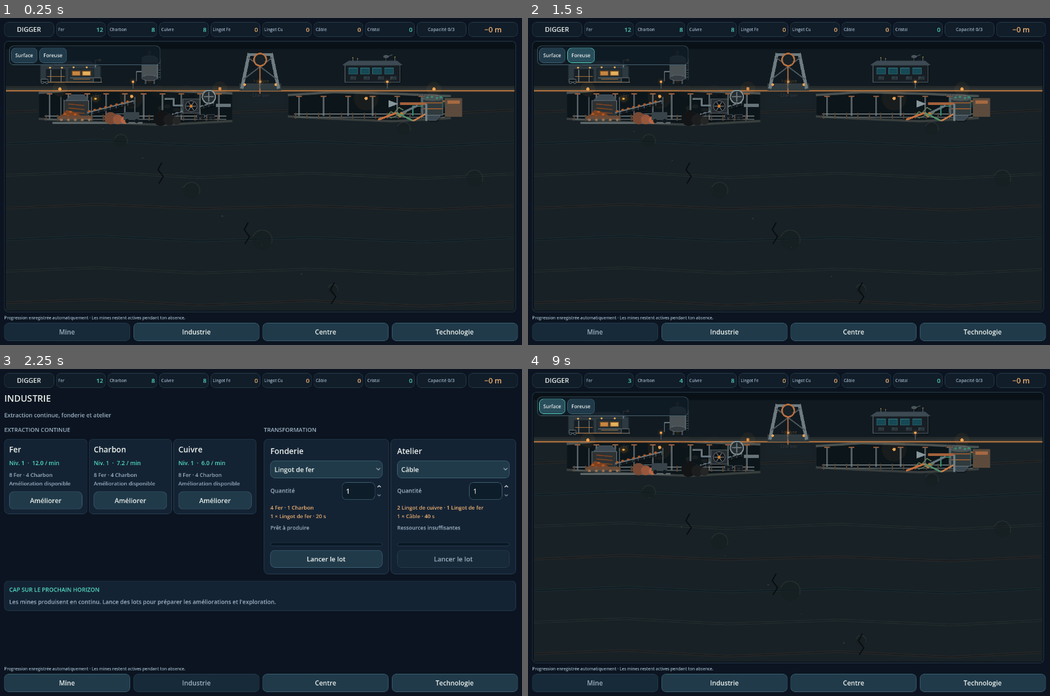
Above: before the commit, frames 1-4 (two rows, left to right).
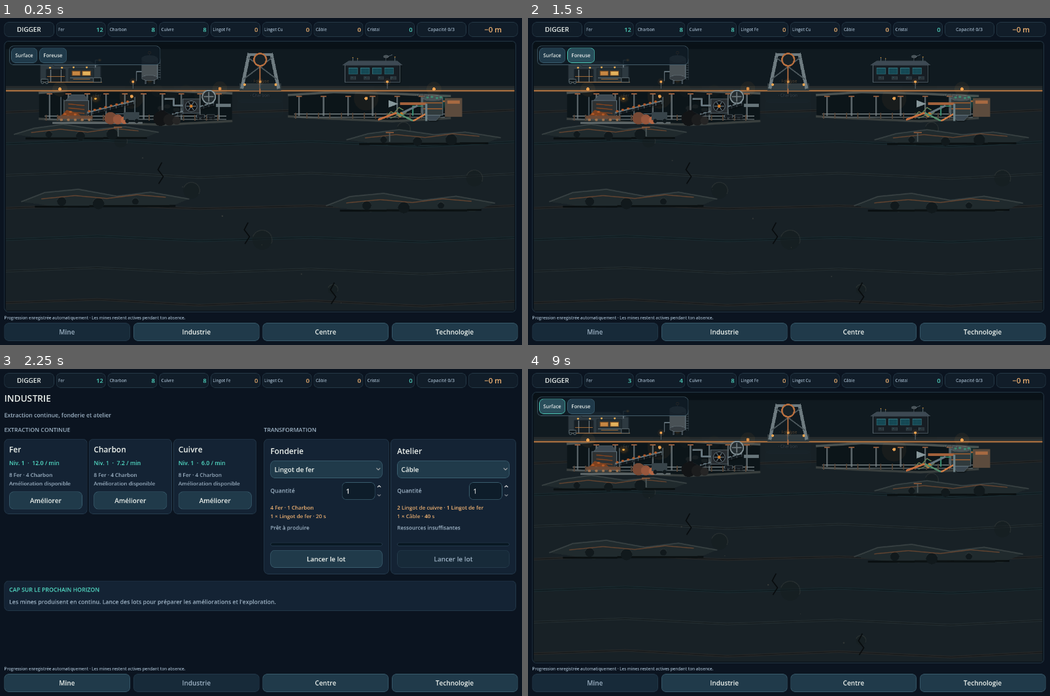
Above: after the commit, the same moments.

Repository: devjonathan1999-del/Project-Digger
Game: Godot game, scene res://scenes/main.tscn
The game is run twice, just before and just after one commit, with the same random seed, the same clock (stepped at 60 frames per second) and the same inputs.
Inputs:
- Up to frame 1 (0.25 s): no input
- Up to frame 2 (1.5 s): click "Surface" at 0.5 s; click "Foreuse" at 1.25 s
- Up to frame 3 (2.25 s): click "Industrie" at 2 s
- Up to frame 4 (9 s): click "Améliorer" at 2.75 s; click "Lingot de fer" at 3.5 s; click "Lancer le lot" at 4.25 s; click "Câble" at 5 s; click "Mine" at 5.75 s; click "Centre" at 6.5 s; click "Technologie" at 7.25 s; click "Mine" at 8 s; click "Surface" at 8.75 s

The runs differ from the first frame. In frame 1, 0.8% of the frame differs, in the area x 2-96%, y 32-59%; in frame 2, 0.8%; in frame 3, nothing differs; in frame 4, 0.8%.

Commit message:
feat: add dense final rock relief between mine horizons

Diff:
--- a/src/industry/ui/mine_final_module_renderer.gd
+++ b/src/industry/ui/mine_final_module_renderer.gd
@@ -3,6 +3,7 @@
 
 const SURFACE_WIDE_MIN_GROUND_Y := 118.0
 const SURFACE_NARROW_MIN_GROUND_Y := 104.0
+const RELIEF_DEPTHS := [22.0, 45.0, 75.0, 105.0, 135.0, 165.0, 195.0]
 
 func set_scene_state(state: Dictionary) -> void:
     super.set_scene_state(state)
@@ -11,6 +12,7 @@
         viewport_size = Vector2(1280.0, 800.0)
     var narrow := viewport_size.x < 800.0
     var center_level := int(state.get("center_level", 1))
+    var total_depth := int(state.get("depth", 0))
     var surface_profile: Dictionary = Layout.surface_profile(center_level)
     var modules: Array = surface_profile.get("modules", [])
     var actual_ground_y := _depth_to_y(0.0)
@@ -21,8 +23,95 @@
     _metrics["surface_bounds_ok"] = _rects_within_width(rects, viewport_size.x)
     _metrics["surface_vertical_bounds_ok"] = _rects_within_height(rects, viewport_size.y)
     _metrics["surface_visual_ground_y"] = visual_ground_y
+    _metrics["rock_relief_count"] = _relief_depth_count(total_depth)
     _metrics["decorative_detail_level"] = 1 if narrow else 2
     queue_redraw()
+
+func _draw_final_geology() -> void:
+    super._draw_final_geology()
+    _draw_final_rock_relief()
+
+func _draw_final_rock_relief() -> void:
+    var total_depth := int(_state.get("depth", 0))
+    var shaft_width := float(_metrics.get("shaft_width", 120.0))
+    var shaft_left := size.x * 0.5 - shaft_width * 0.5
+    var shaft_right := size.x * 0.5 + shaft_width * 0.5
+
+    for index in range(RELIEF_DEPTHS.size()):
+        var relief_depth := float(RELIEF_DEPTHS[index])
+        if relief_depth > float(total_depth + 45):
+            continue
+        var y := _depth_to_y(relief_depth)
+        if y < -80.0 or y > size.y + 80.0:
+            continue
+
+        var wobble := float((index * 19 + total_depth) % 17) - 8.0
+        var left_start := 20.0 + float(index % 3) * 18.0
+        var left_end := minf(shaft_left - 30.0, size.x * (0.30 + float(index % 2) * 0.06))
+        var right_start := maxf(shaft_right + 30.0, size.x * (0.67 - float(index % 2) * 0.04))
+        var right_end := size.x - 20.0 - float((index + 1) % 3) * 14.0
+
+        if left_end - left_start > 90.0:
+            _draw_rock_relief_mass(left_start, left_end, y + wobble, relief_depth, index, -1)
+        if right_end - right_start > 90.0:
+            _draw_rock_relief_mass(right_start, right_end, y - wobble * 0.65, relief_depth, index, 1)
+
+func _draw_rock_relief_mass(x_start: float, x_end: float, y: float, relief_depth: float, index: int, side: int) -> void:
+    var width := x_end - x_start
+    var height := 28.0 + float((index + absi(side)) % 3) * 8.0
+    var shoulder := height * 0.42
+    var key_shift := float((index * 7 + absi(side) * 5) % 11) - 5.0
+    var points := PackedVector2Array([
+        Vector2(x_start, y + shoulder * 0.45),
+        Vector2(x_start + width * 0.14, y - shoulder * 0.55 + key_shift),
+        Vector2(x_start + width * 0.34, y - height * 0.50),
+        Vector2(x_start + width * 0.57, y - shoulder * 0.38 - key_shift * 0.5),
+        Vector2(x_start + width * 0.77, y - height * 0.34),
+        Vector2(x_end, y + shoulder * 0.10),
+        Vector2(x_end - width * 0.12, y + height * 0.50),
+        Vector2(x_start + width * 0.58, y + height * 0.42),
+        Vector2(x_start + width * 0.26, y + height * 0.54),
+        Vector2(x_start, y + shoulder * 0.45),
+    ])
+
+    var mass_color := Color("202a2d")
+    if relief_depth >= 90.0:
+        mass_color = Color("17292d")
+    draw_colored_polygon(points, mass_color)
+    draw_polyline(PackedVector2Array([points[0], points[1], points[2], points[3], points[4], points[5]]), Color(0.37, 0.40, 0.39, 0.42), 3.0, true)
+    draw_line(Vector2(x_start + width * 0.08, y + height * 0.47), Vector2(x_end - width * 0.08, y + height * 0.43), Color(0.03, 0.05, 0.055, 0.82), 5.0)
+
+    var boulder_color := Color("11191c")
+    for boulder_index in range(3):
+        var ratio := 0.24 + float(boulder_index) * 0.22
+        var radius := 8.0 + float((index + boulder_index) % 3) * 3.0
+        var boulder_y := y + height * (0.17 + float(boulder_index % 2) * 0.12)
+        draw_circle(Vector2(lerpf(x_start, x_end, ratio), boulder_y), radius, boulder_color)
+        draw_arc(Vector2(lerpf(x_start, x_end, ratio), boulder_y), radius, -2.8, -0.35, 12, Color(0.35, 0.36, 0.34, 0.28), 1.5)
+
+    var seam_color := Color(0.58, 0.34, 0.20, 0.60)
+    if relief_depth >= 90.0 and int(_state.get("depth", 0)) >= 90:
+        seam_color = Color(0.16, 0.72, 0.74, 0.58)
+    var seam_y := y - height * 0.08
+    draw_polyline(PackedVector2Array([
+        Vector2(x_start + width * 0.12, seam_y + 5.0),
+        Vector2(x_start + width * 0.32, seam_y - 3.0),
+        Vector2(x_start + width * 0.51, seam_y + 4.0),
+        Vector2(x_start + width * 0.69, seam_y - 5.0),
+        Vector2(x_start + width * 0.86, seam_y + 1.0),
+    ]), seam_color, 2.0, true)
+
+    if index % 2 == 0:
+        var brace_x := x_start + width * (0.72 if side < 0 else 0.28)
+        draw_line(Vector2(brace_x, y - height * 0.30), Vector2(brace_x, y + height * 0.34), Color("4e595b"), 3.0)
+        draw_line(Vector2(brace_x - 10.0, y - height * 0.30), Vector2(brace_x + 10.0, y - height * 0.30), Color("87583b"), 3.0)
+
+func _relief_depth_count(total_depth: int) -> int:
+    var count := 0
+    for relief_depth_value in RELIEF_DEPTHS:
+        if float(relief_depth_value) <= float(total_depth + 45):
+            count += 1
+    return count
 
 func _draw_surface_base() -> void:
     var actual_ground_y := _depth_to_y(0.0)
